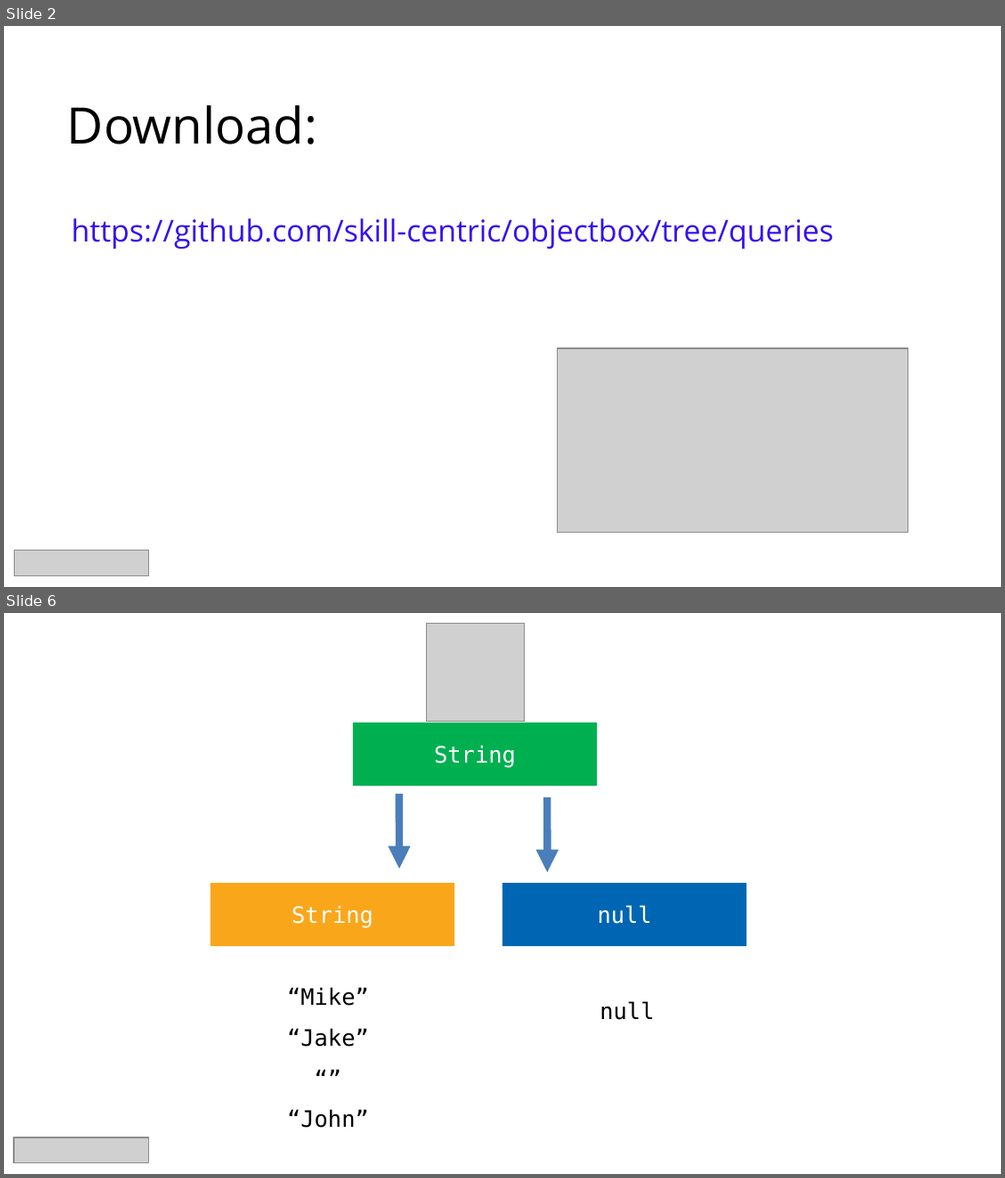
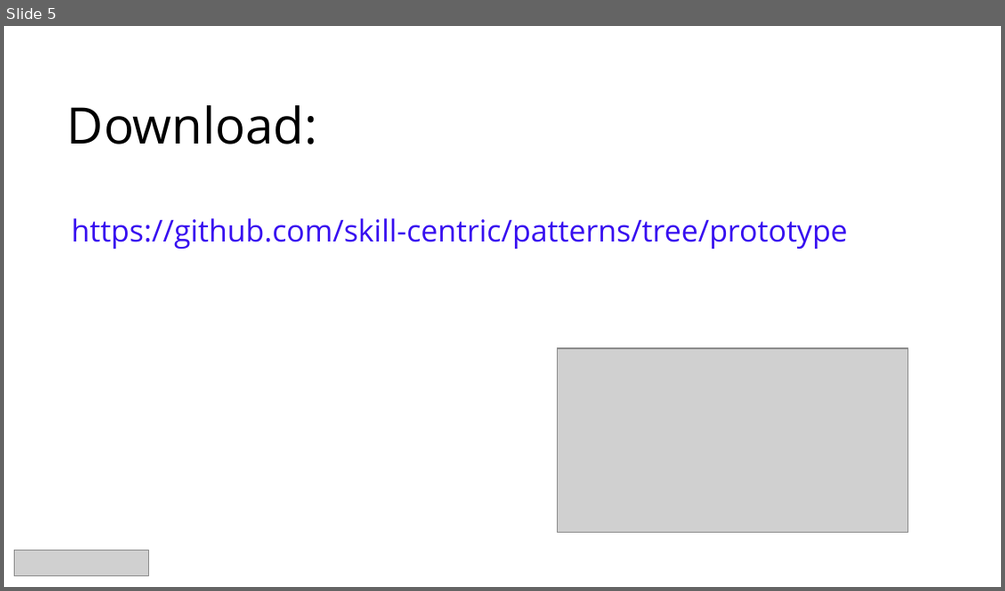
Before and after one commit to skill-centric/utils, a slide deck: src/main/resources/slide-template.pptx. Shown one above the other, each under a label of ours: slides 2 and 6 before the commit, slide 5 after it; the slides between them are not shown. The pictures are 1005x1178 and 1005x591 pixels, drawn with LibreOffice and Linux fonts; fonts in the diff are those of the drawing; grey boxes stand for pictures. Boxes give left, top, right and bottom in pixels: in the first picture for what was removed or moved away, otherwise in the second. Text is boxed around its words. In the diff, an @@ line names an element or a change of style, - is before the commit and + after.

```diff
--- a/src/main/resources/slide-template.pptx
+++ b/src/main/resources/slide-template.pptx
@@ slide 6 removed at bbox=[4, 613, 1001, 1174], background #FFFFFF @@
@@ picture removed at bbox=[427, 623, 524, 721] @@
@@ rectangle removed at bbox=[353, 722, 598, 786] @@
-String
@@ freeform shape removed at bbox=[399, 794, 399, 869] @@
@@ freeform shape removed at bbox=[548, 797, 548, 873] @@
@@ rectangle removed at bbox=[210, 883, 454, 946] @@
-String
@@ rectangle removed at bbox=[502, 883, 746, 946] @@
-null
@@ text removed at bbox=[287, 987, 369, 1127] @@
-“Mike”
-“Jake”
-“”
-“John”
@@ text removed at bbox=[599, 1001, 654, 1020] @@
-null
@@ picture removed at bbox=[14, 1137, 149, 1163] @@
@@ what was slide 2 is now slide 5 @@
@@ slide 5 changed as well @@
@@ text at bbox=[72, 218, 848, 248]: text changed @@
-https://github.com/skill-centric/objectbox/tree/queries
+https://github.com/skill-centric/patterns/tree/prototype
```
Also in this commit, not shown: 1 other slide changed, 3 slides added, 11 other slides removed.
